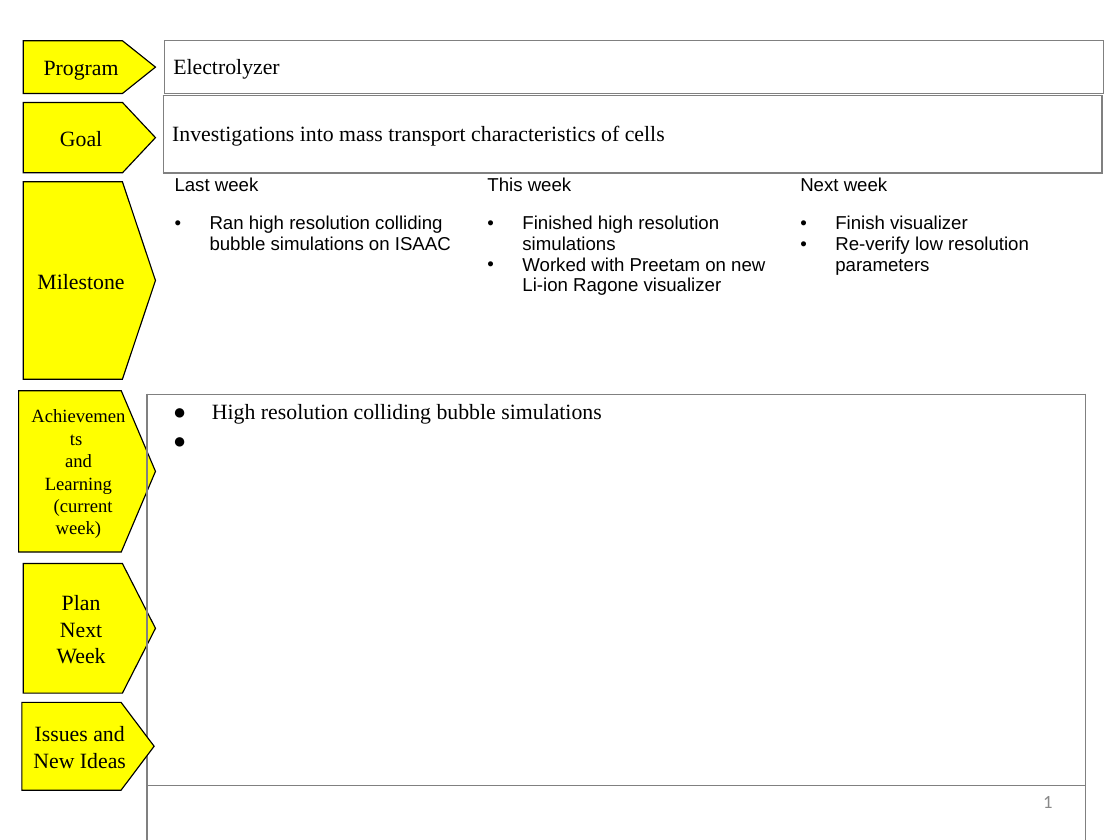
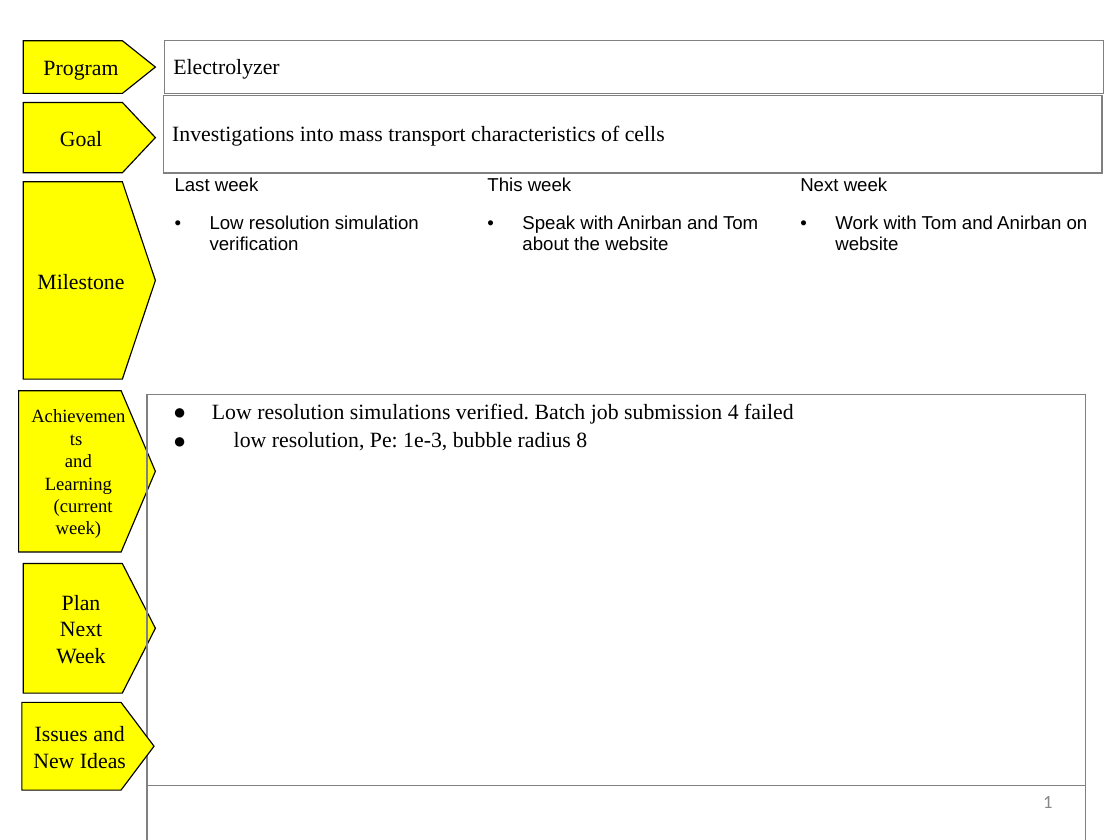
Before and after one commit to wbuz24/undergrad-repo, a slide deck: slide 1 of S23/EESCL/Dashboards/20230317_will.pptx. Drawn at 1120x840 pixels with LibreOffice and Linux fonts; fonts in the diff are those of the drawing. Boxes give left, top, right and bottom in pixels: in the first picture for what was removed or moved away, otherwise in the second. Text is boxed around its words. In the diff, an @@ line names an element or a change of style, - is before the commit and + after.

```diff
--- a/S23/EESCL/Dashboards/20230317_will.pptx
+++ b/S23/EESCL/Dashboards/20230317_will.pptx
@@ table at (164, 169, 1101, 445) @@
-row 2: Ran high resolution colliding bubble simulations on ISAAC | Finished high resolution simulations / Worked with Preetam on new Li-ion Ragone visualizer | Finish visualizer / Re-verify low resolution parameters
+row 2: Low resolution simulation verification | Speak with Anirban and Tom about the website | Work with Tom and Anirban on website
@@ table at (147, 394, 1085, 840) @@
-row 1, column 1: High resolution colliding bubble simulations
+row 1, column 1: Low resolution simulations verified. Batch job submission 4 failed / low resolution, Pe: 1e-3, bubble radius 8
```
Also in this commit, not shown: 1 other slide changed, 2 slides removed, 19 other files.
